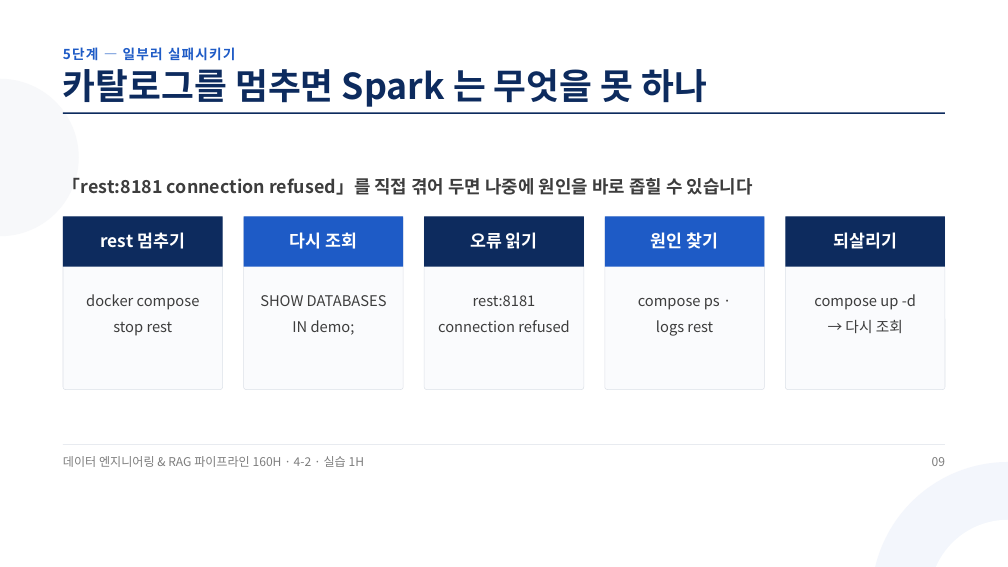
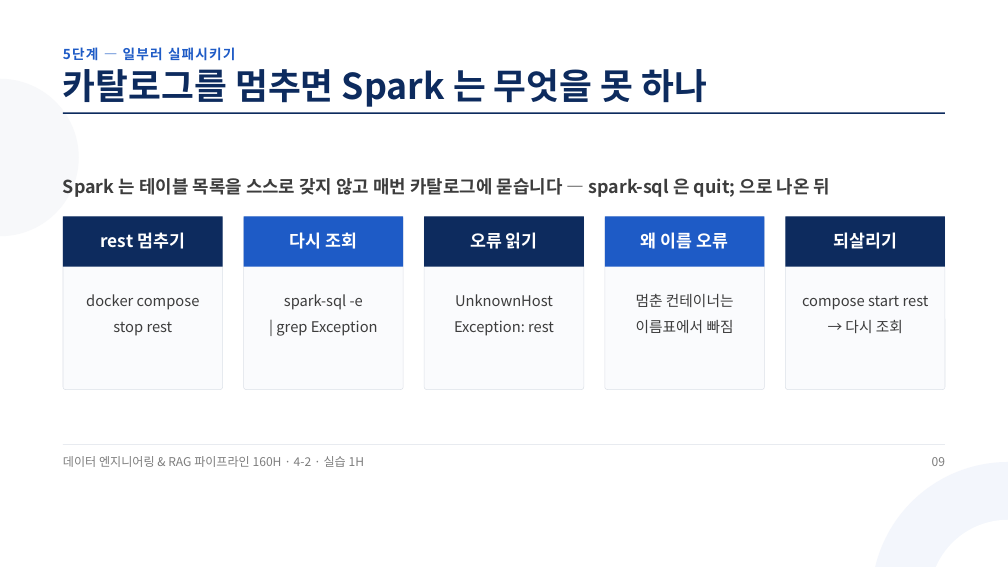
Before and after one commit to aebonlee/materials, a slide deck: slide 9 of data-eng/decks/w4d2s2.pptx. Drawn at 1008x567 pixels with LibreOffice and Linux fonts; fonts in the diff are those of the drawing. Boxes give left, top, right and bottom in pixels: in the first picture for what was removed or moved away, otherwise in the second. Text is boxed around its words. In the diff, an @@ line names an element or a change of style, - is before the commit and + after.

```diff
--- a/data-eng/decks/w4d2s2.pptx
+++ b/data-eng/decks/w4d2s2.pptx
@@ text at (63, 178, 830, 197): text changed @@
-「rest:8181 connection refused」를 직접 겪어 두면 나중에 원인을 바로 좁힐 수 있습니다
+Spark 는 테이블 목록을 스스로 갖지 않고 매번 카탈로그에 묻습니다 — spark-sql 은 quit; 으로 나온 뒤
@@ text at (641, 232, 728, 249): text changed @@
-원인 찾기
+왜 이름 오류
@@ text at (276, 294, 378, 336): text changed @@
-SHOW DATABASES
-IN demo;
+spark-sql -e
+| grep Exception
@@ text at (454, 294, 554, 336): text changed @@
-rest:8181
-connection refused
+UnknownHost
+Exception: rest
@@ text at (636, 294, 734, 333): text changed @@
-compose ps ·
-logs rest
+멈춘 컨테이너는
+이름표에서 빠짐
@@ text at (802, 296, 929, 310): text changed @@
-compose up -d
+compose start rest
```
Also in this commit, not shown: 8 other slides changed, 1 slide added, 1 slide removed, 32 other files.
